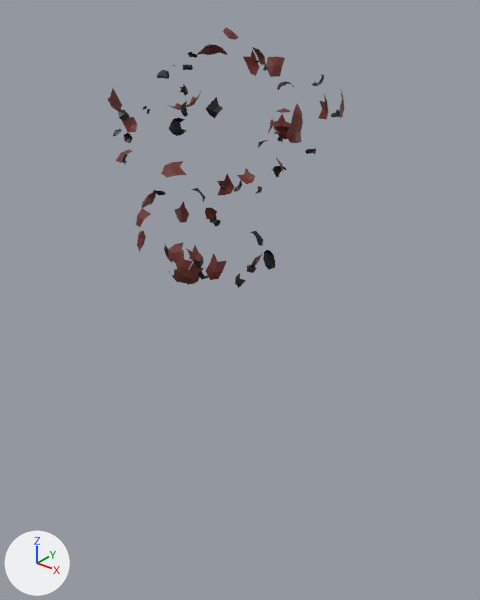
One commit to the glTF model public/models/azuki_unarmed_frames/explode/explode.f0021.glb: the scene before it, then after it.
Rendered twice from a 50 mm camera at (15.6, -18.0, 5.9) aimed at (0.4, 1.0, -5.9). Arrows for +X, +Y and +Z are at lower left; the lights stay in place. Where no turn or scale is listed for an object, it has been applied to the vertices. Vertices at the same position are counted once.

Objects in the first picture: 'Body.001'.
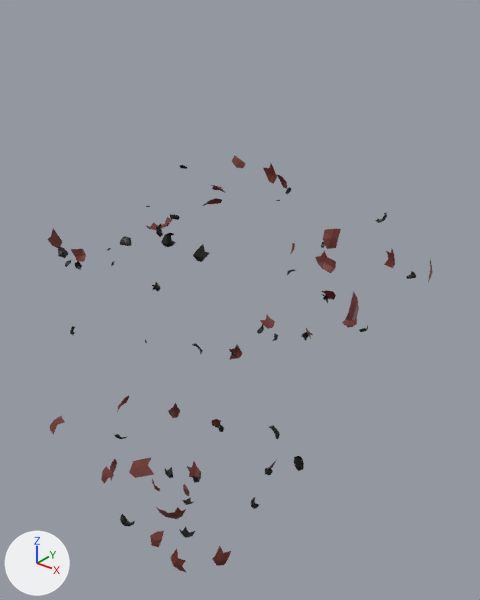
Location of each change, (x1, y1, x2, y2) in pixels of the pictures (480 x 600 px; the box of a moved part takes in the faces that stretch with it):
'Body.001', reshaped (62% wider, 60% taller): before (107, 27, 344, 288); after (48, 155, 432, 573)
part 1 of me_bodysubnode_001, moved or reshaped: before (169, 92, 201, 110); after (146, 217, 172, 230)
part 2 of me_bodysubnode_001, moved or reshaped: before (168, 262, 203, 284); after (156, 507, 186, 519)
part 3 of me_bodysubnode_001, moved or reshaped: before (251, 252, 263, 266); after (268, 459, 277, 470)
part 4 of me_bodysubnode_001, moved or reshaped: before (186, 246, 204, 261); after (187, 462, 201, 478)
part 5 of me_bodysubnode_001, moved or reshaped: before (237, 168, 255, 184); after (260, 315, 275, 329)
part 6 of me_bodysubnode_001, moved or reshaped: before (286, 104, 303, 143); after (345, 291, 359, 328)
part 7 of me_bodysubnode_001, moved or reshaped: before (164, 245, 172, 263); after (152, 479, 160, 491)
part 8 of me_bodysubnode_001, moved or reshaped: before (176, 250, 194, 278); after (170, 549, 187, 573)
part 9 of me_bodysubnode_001, moved or reshaped: before (107, 88, 122, 111); after (48, 229, 62, 248)
part 10 of me_bodysubnode_001, moved or reshaped (not visible before): after (183, 484, 190, 497)
part 11 of me_bodysubnode_001, moved or reshaped: before (137, 231, 146, 252); after (110, 459, 117, 481)
part 12 of me_bodysubnode_001, moved or reshaped: before (271, 114, 291, 139); after (315, 251, 336, 273)
part 13 of me_bodysubnode_001, moved or reshaped: before (121, 117, 137, 133); after (71, 249, 86, 262)
part 14 of me_bodysubnode_001, moved or reshaped: before (217, 174, 234, 195); after (229, 345, 243, 360)
part 15 of me_bodysubnode_001, moved or reshaped: before (268, 118, 274, 133); after (290, 243, 295, 254)
part 16 of me_bodysubnode_001, moved or reshaped: before (318, 94, 328, 119); after (384, 250, 395, 268)
part 17 of me_bodysubnode_001, moved or reshaped: before (205, 253, 227, 280); after (213, 546, 231, 566)
part 18 of me_bodysubnode_001, moved or reshaped: before (175, 201, 189, 222); after (168, 403, 180, 418)
part 19 of me_bodysubnode_001, moved or reshaped: before (243, 49, 259, 76); after (263, 164, 277, 184)
part 20 of me_bodysubnode_001, moved or reshaped: before (340, 91, 344, 118); after (428, 260, 432, 282)
part 21 of me_bodysubnode_001, moved or reshaped: before (168, 242, 184, 262); after (150, 531, 164, 547)
part 22 of me_bodysubnode_001, moved or reshaped: before (266, 57, 285, 77); after (323, 229, 341, 249)
part 23 of me_bodysubnode_001, moved or reshaped: before (161, 161, 186, 177); after (129, 457, 154, 478)
part 24 of me_bodysubnode_001, moved or reshaped: before (142, 192, 156, 209); after (117, 396, 129, 412)

Patch to the scene script:
```diff
--- a/public/models/azuki_unarmed_frames/explode/explode.f0021.glb.py
+++ b/public/models/azuki_unarmed_frames/explode/explode.f0021.glb.py
@@ me_bodysubnode_001 @@
-me_bodysubnode_001.from_pydata(...)  # 874 vertices, 878 faces; spans x -4.83..4.08, y -4.52..4.47, z -5.03..4.33
+me_bodysubnode_001.from_pydata(...)  # 874 vertices, 878 faces; spans x -8.72..7.21, y -8.39..8.14, z -16.57..-0.23
+# me_bodysubnode_001 part 1: the loose piece of 15 vertices spanning x -1.8..-0.82, y -0.4..0.52, z 1.55..2.21 is moved by (-1.46, -0.15, -4.87)
+# me_bodysubnode_001 part 2: the loose piece of 20 vertices spanning x -0.9..0.48, y -1.96..-1.05, z -4.6..-3.42 is moved by (-0.42, -1.05, -11.12)
+# me_bodysubnode_001 part 3: the loose piece of 10 vertices spanning x 0.29..0.77, y 1.43..2.11, z -4.91..-4.11 is moved by (-0.13, 1.7, -11.52)
+# me_bodysubnode_001 part 4: the loose piece of 10 vertices spanning x -1.07..-0.54, y -0.73..0.02, z -4.14..-3.58 is moved by (-0.27, -0.23, -10.66)
+# me_bodysubnode_001 part 5: the loose piece of 9 vertices spanning x -1.55..-0.81, y 3.26..3.68, z -1.88..-1.31 is moved by (-0.94, 3.01, -8.39)
+# me_bodysubnode_001 part 6: the loose piece of 13 vertices spanning x 2.88..3.23, y 0.16..0.97, z 0.88..2.1 is moved by (2.28, 0.72, -6.48)
+# me_bodysubnode_001 part 7: the loose piece of 8 vertices spanning x -0.99..-0.37, y -1.9..-1.65, z -3.74..-2.91 is moved by (-0.51, -0.97, -10.61)
+# me_bodysubnode_001 part 8: the loose piece of 10 vertices spanning x 1.11..1.83, y -3.39..-3.2, z -3.11..-2.15 is moved by (1.4, -2.39, -10.48)
+# me_bodysubnode_001 part 9: the loose piece of 8 vertices spanning x -3.32..-3.08, y -2.0..-1.34, z 1.5..2.33 is moved by (-2.37, -1.59, -5.37)
+# me_bodysubnode_001 part 10: the loose piece of 8 vertices spanning x -1.45..-1.05, y -0.73..-0.15, z -4.88..-4.28 is moved by (-0.63, 0.1, -11.7)
+# me_bodysubnode_001 part 11: the loose piece of 14 vertices spanning x -2.39..-1.57, y -2.24..-1.33, z -3.51..-2.55 is moved by (-1.44, -1.33, -10.87)
+# me_bodysubnode_001 part 12: the loose piece of 13 vertices spanning x -0.22..0.91, y 3.7..4.07, z 0.14..1.02 is moved by (0.41, 3.14, -6.68)
+# me_bodysubnode_001 part 13: the loose piece of 8 vertices spanning x -4.82..-4.32, y -0.06..0.46, z 0.33..0.92 is moved by (-3.9, -0.21, -6.5)
+# me_bodysubnode_001 part 14: the loose piece of 10 vertices spanning x -2.35..-1.81, y 2.91..3.41, z -2.52..-1.56 is moved by (-1.52, 2.5, -9.89)
+# me_bodysubnode_001 part 15: the loose piece of 8 vertices spanning x -0.75..-0.33, y 3.93..4.47, z 0.12..0.95 is moved by (-1.17, 3.66, -6.75)
+# me_bodysubnode_001 part 16: the loose piece of 10 vertices spanning x 2.16..2.8, y 3.11..3.48, z 1.17..2.13 is moved by (2.03, 2.55, -6.2)
+# me_bodysubnode_001 part 17: the loose piece of 9 vertices spanning x 1.87..2.4, y -2.68..-2.18, z -3.34..-2.38 is moved by (1.58, -1.77, -10.71)
+# me_bodysubnode_001 part 18: the loose piece of 9 vertices spanning x -2.35..-2.17, y 0.22..0.94, z -3.13..-2.17 is moved by (-1.4, 0.38, -10.5)
+# me_bodysubnode_001 part 19: the loose piece of 9 vertices spanning x -1.13..-0.42, y 3.13..3.32, z 2.47..3.43 is moved by (-0.71, 2.32, -4.89)
+# me_bodysubnode_001 part 20: the loose piece of 9 vertices spanning x 3.77..4.08, y 1.71..2.37, z 1.6..2.56 is moved by (3.13, 1.71, -5.77)
+# me_bodysubnode_001 part 21: the loose piece of 7 vertices spanning x 0.63..1.1, y -3.24..-2.82, z -2.74..-2.14 is moved by (0.62, -2.32, -10.73)
+# me_bodysubnode_001 part 22: the loose piece of 8 vertices spanning x 2.95..3.34, y -0.98..-0.3, z 3.16..3.7 is moved by (2.52, -0.3, -4.88)
+# me_bodysubnode_001 part 23: the loose piece of 9 vertices spanning x 1.55..2.29, y -4.3..-3.62, z 0.55..0.9 is moved by (1.69, -3.62, -7.98)
+# me_bodysubnode_001 part 24: the loose piece of 12 vertices spanning x -3.12..-2.56, y -1.03..-0.1, z -2.32..-1.72 is moved by (-2.22, -0.36, -10.31)
+# me_bodysubnode_001 part 25: 628 of 874 vertices moved; they spanned x -4.83..3.18, y -4.52..4.18, z -5.03..4.33 and now span x -8.72..5.99, y -8.39..7.57, z -16.31..-0.23; mean shift (-0.27, 0.46, -7.76); largest move (0.5, 1.32, -4.75) -> (0.37, 3.02, -16.27)
 me_bodysubnode_001.materials.append(mat_bakedmaterial)
```
